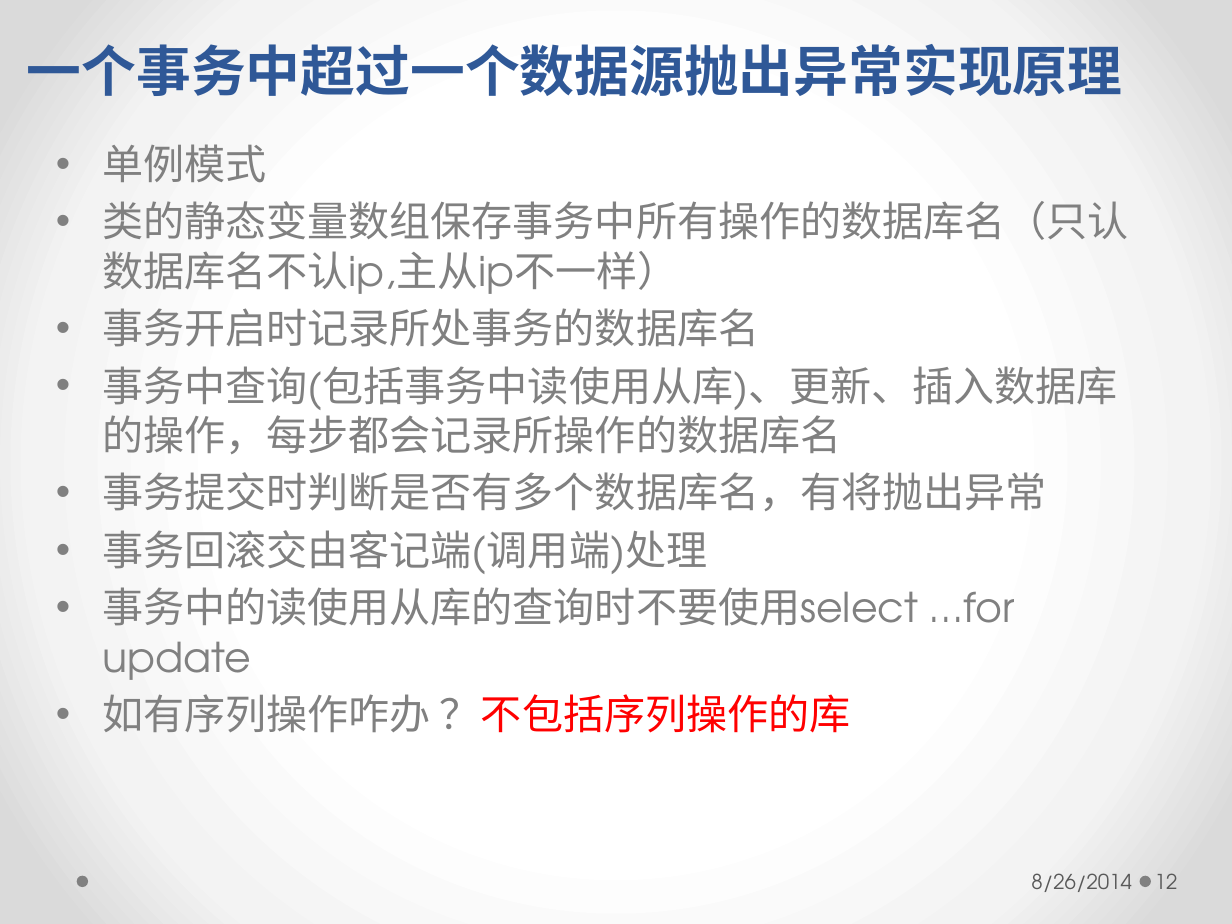
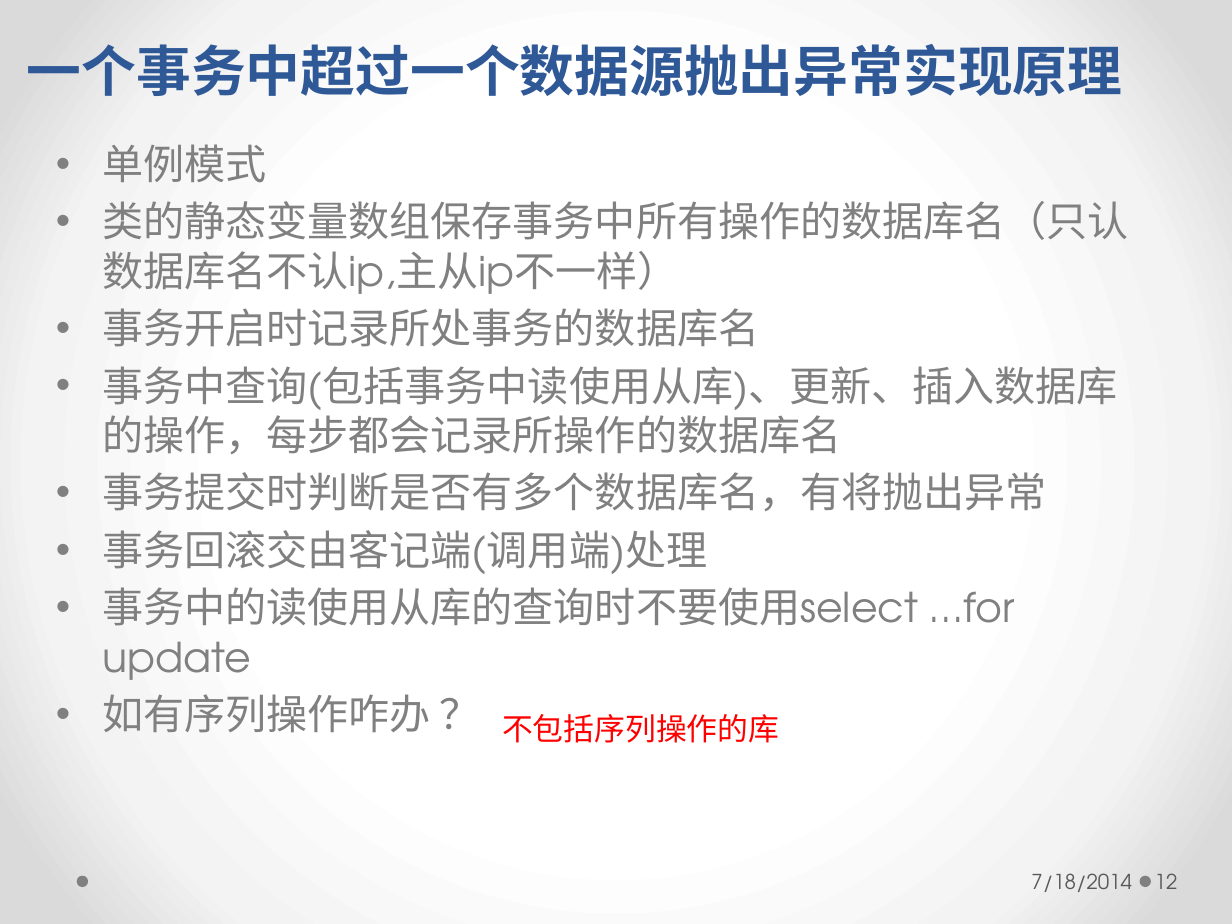
Before and after one commit to longhaisheng/dbroute, a slide deck: slide 12 of dbroute.pptx. Drawn at 1232x924 pixels with LibreOffice and Linux fonts; fonts in the diff are those of the drawing. Boxes give left, top, right and bottom in pixels: in the first picture for what was removed or moved away, otherwise in the second. Text is boxed around its words. In the diff, an @@ line names an element or a change of style, - is before the commit and + after.

```diff
--- a/dbroute.pptx
+++ b/dbroute.pptx
@@ text at bbox=[102, 694, 431, 732]: text changed @@
-• 如有序列操作咋办 ？不包括序列操作的库
+• 如有序列操作咋办 ？
@@ text added at bbox=[502, 714, 779, 743], 18 pt, text #FF0000 @@
+不包括序列操作的库
@@ text at bbox=[1031, 873, 1132, 892]: text changed @@
-8/26/2014
+7/18/2014
```
Also in this commit, not shown: 19 other slides changed.
